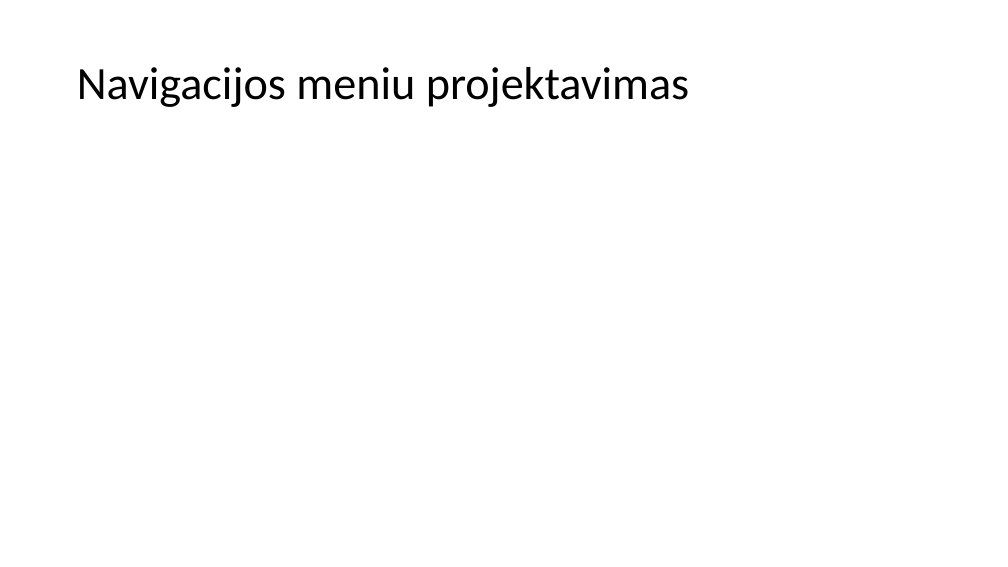
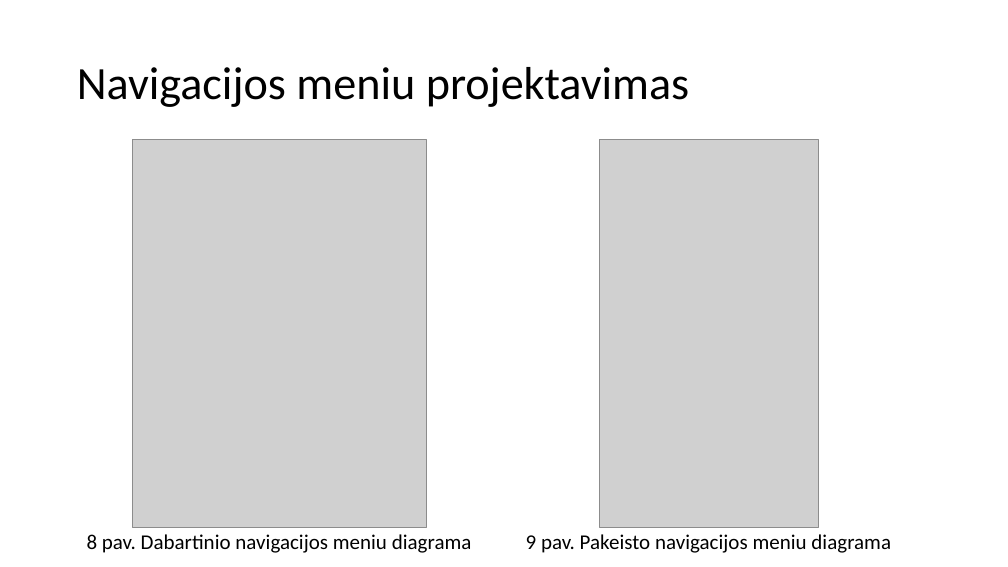
Before and after one commit to Steror/Projektinis-darbas, a slide deck: slide 9 of Atsiskaitymas/Projektinio pristatymas.pptx (slide 7 before the commit). Drawn at 1008x567 pixels with LibreOffice and Linux fonts; fonts in the diff are those of the drawing; grey boxes stand for pictures. Boxes give left, top, right and bottom in pixels: in the first picture for what was removed or moved away, otherwise in the second. Text is boxed around its words. In the diff, an @@ line names an element or a change of style, - is before the commit and + after.

```diff
--- a/Atsiskaitymas/Projektinio pristatymas.pptx
+++ b/Atsiskaitymas/Projektinio pristatymas.pptx
@@ picture added at (132,139,426,527) @@
@@ picture added at (599,139,818,527) @@
@@ text added at (87,534,472,553), 20 pt, text #000000 @@
+8 pav. Dabartinio navigacijos meniu diagrama
@@ text added at (526,534,891,553), 20 pt, text #000000 @@
+9 pav. Pakeisto navigacijos meniu diagrama
```
Also in this commit, not shown: 6 other slides changed, 5 slides added, 1 slide removed, 1 other file.
